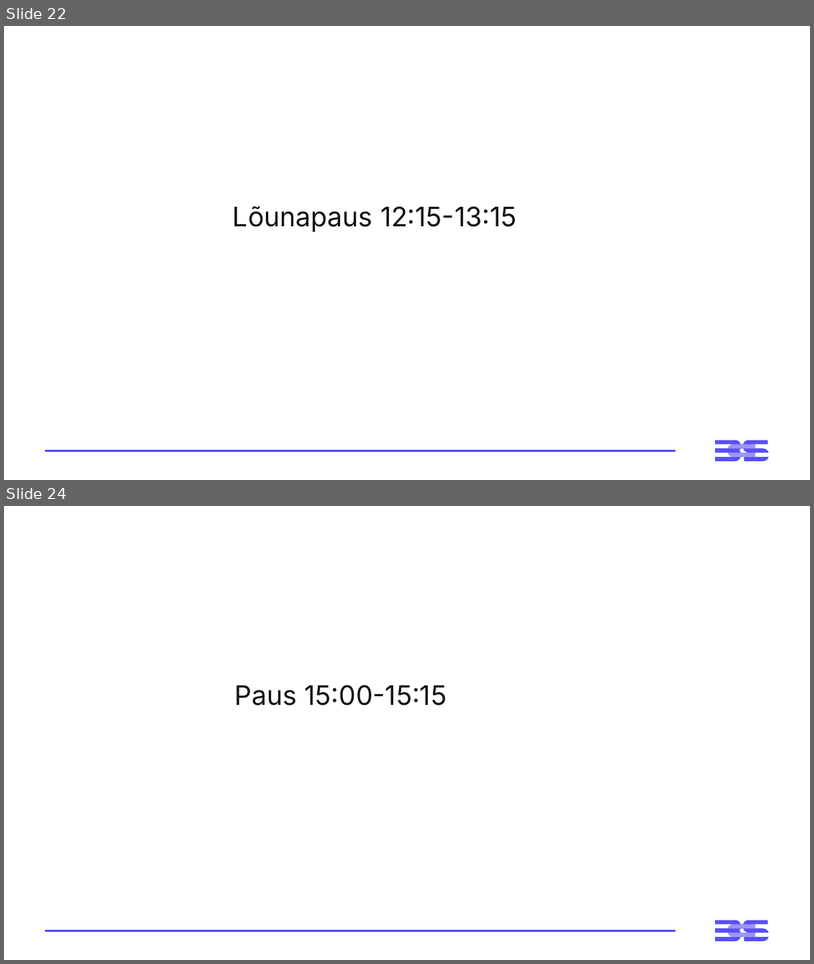
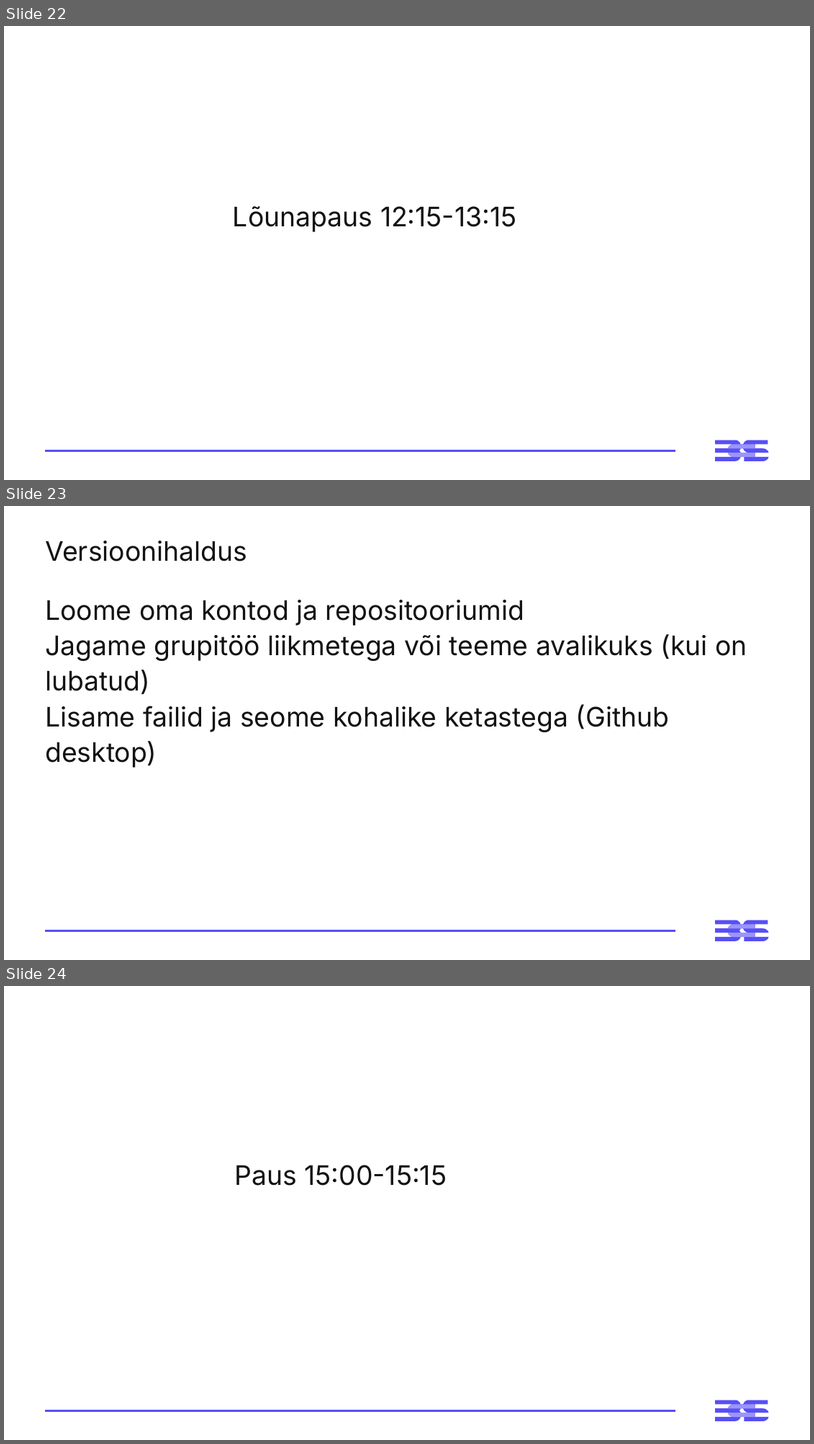
Before and after one commit to emilieabel/andmetarkus, a slide deck: Materjalid/Day10 Andmekaitse/10-paev-andmetarkus-esitlus.pptx. Shown one above the other, each under a label of ours: slides 22 and 24 before the commit, slides 22, 23 and 24 after it; the slides between them are not shown. The pictures are 814x964 and 814x1444 pixels, drawn with LibreOffice and Linux fonts; fonts in the diff are those of the drawing. Boxes give left, top, right and bottom in pixels: in the first picture for what was removed or moved away, otherwise in the second. Text is boxed around its words. In the diff, an @@ line names an element or a change of style, - is before the commit and + after.

```diff
--- a/Materjalid/Day10 Andmekaitse/10-paev-andmetarkus-esitlus.pptx
+++ b/Materjalid/Day10 Andmekaitse/10-paev-andmetarkus-esitlus.pptx
@@ slide 23 added at [4,506,810,960], background #FFFFFF; not listed: 3 template elements that a slide beside it also shows @@
@@ title added at [45,541,247,561], 32 pt, text #121212 @@
+Versioonihaldus
@@ text added at [45,600,747,767], 32 pt, text #121212 @@
+Loome oma kontod ja repositooriumid
+Jagame grupitöö liikmetega või teeme avalikuks (kui on lubatud)
+Lisame failid ja seome kohalike ketastega (Github desktop)
```
Also in this commit, not shown: 1 slide changed, 1 slide removed, 4 other files.
